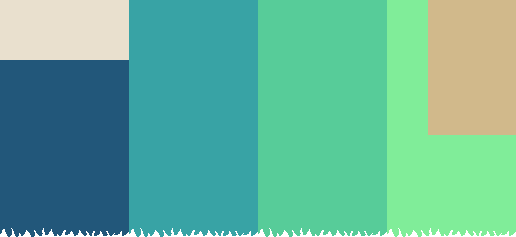
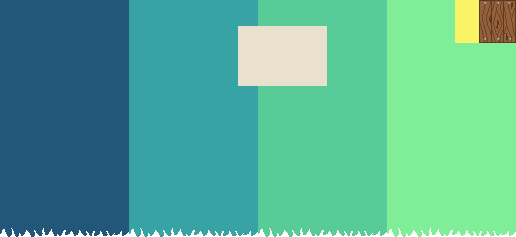
Two versions of the same layered image (516 x 237). Layer-by-layer changes:
added layer "Capa 2 copia" above "Capa 1" over [238, 26, 327, 86]
painted on "Capa 1" over [0, 0, 516, 135]
